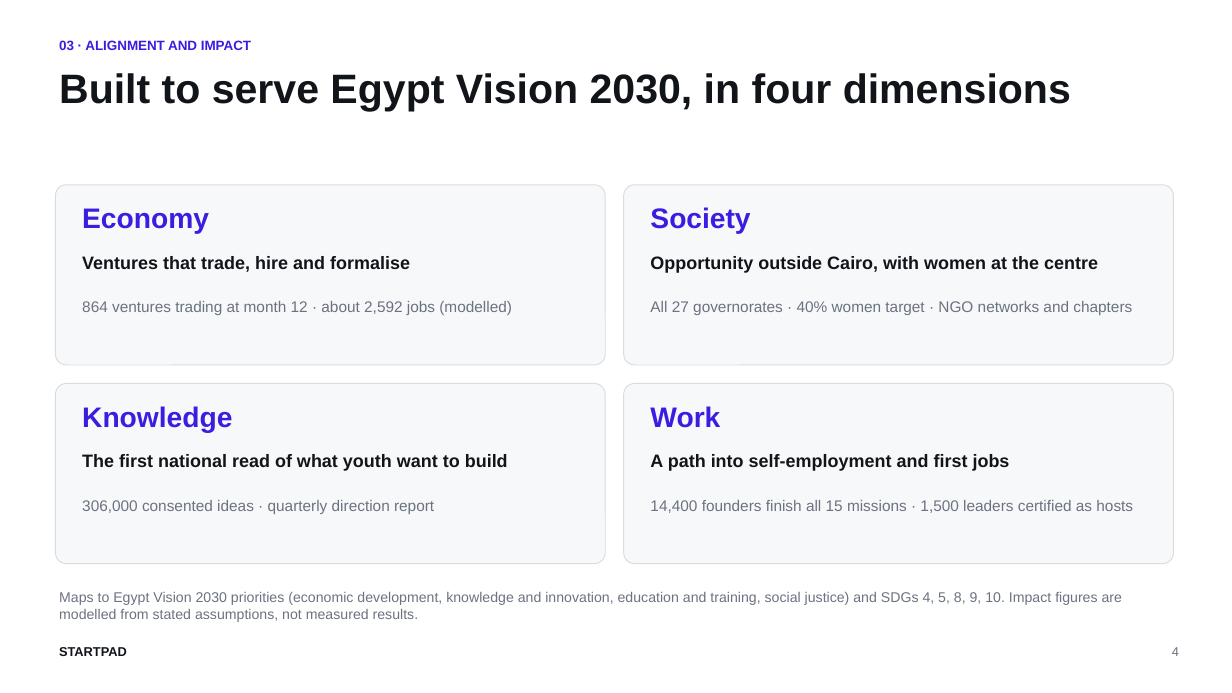
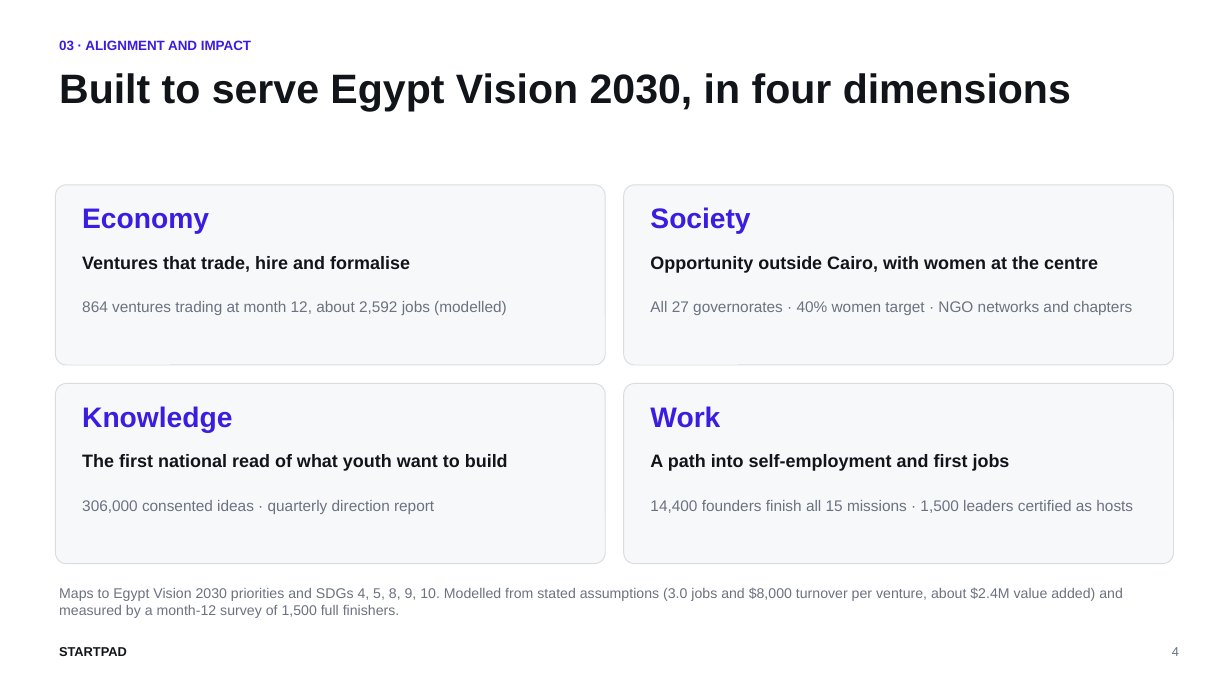
Before and after one commit to AbdelrhmanSoliman96/Abdelrhman-Soliman, a slide deck: slide 4 of StartPad/StartPad_Deck_NGO_and_CSR_Sponsors.pptx. Drawn at 1232x693 pixels with LibreOffice and Linux fonts; fonts in the diff are those of the drawing. Boxes give left, top, right and bottom in pixels: in the first picture for what was removed or moved away, otherwise in the second. Text is boxed around its words. In the diff, an @@ line names an element or a change of style, - is before the commit and + after.

```diff
--- a/StartPad/StartPad_Deck_NGO_and_CSR_Sponsors.pptx
+++ b/StartPad/StartPad_Deck_NGO_and_CSR_Sponsors.pptx
@@ text at box(82, 301, 507, 315): text changed @@
-864 ventures trading at month 12 · about 2,592 jobs (modelled)
+864 ventures trading at month 12, about 2,592 jobs (modelled)
@@ text at box(59, 587, 1123, 618): text changed @@
-Maps to Egypt Vision 2030 priorities (economic development, knowledge and innovation, education and training, social justice) and SDGs 4, 5, 8, 9, 10. Impact figures are modelled from stated assumptions, not measured results.
+Maps to Egypt Vision 2030 priorities and SDGs 4, 5, 8, 9, 10. Modelled from stated assumptions (3.0 jobs and $8,000 turnover per venture, about $2.4M value added) and measured by a month-12 survey of 1,500 full finishers.
```
Also in this commit, not shown: 6 other slides changed, 4 other files.
